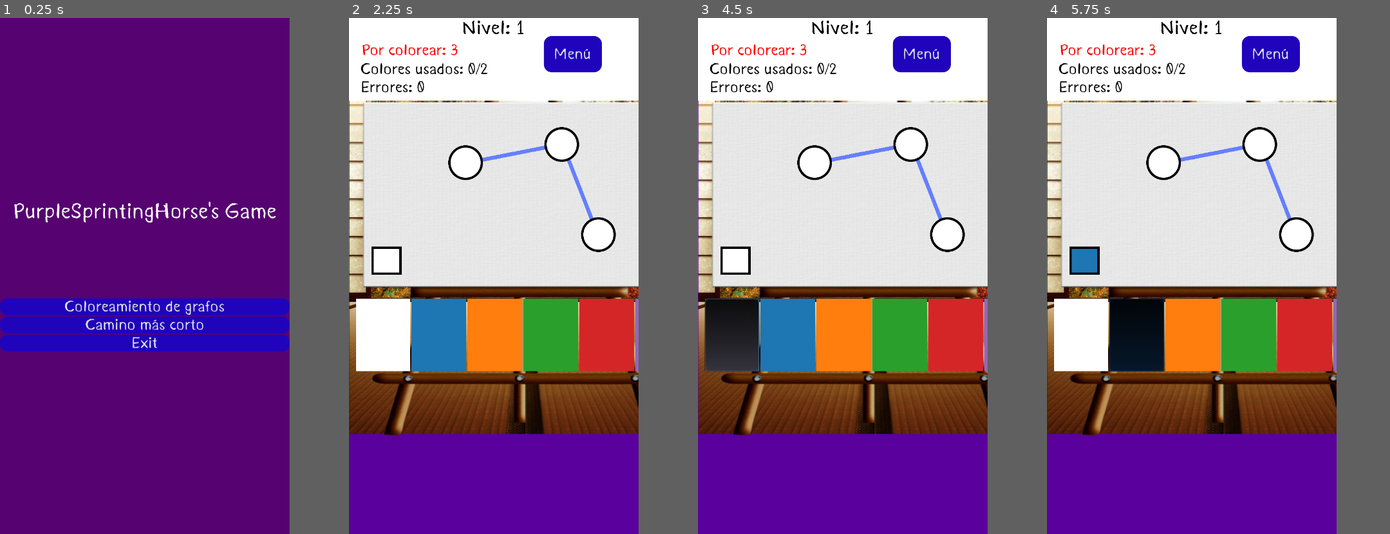
Above: before the commit, frames 1-4 (left to right).
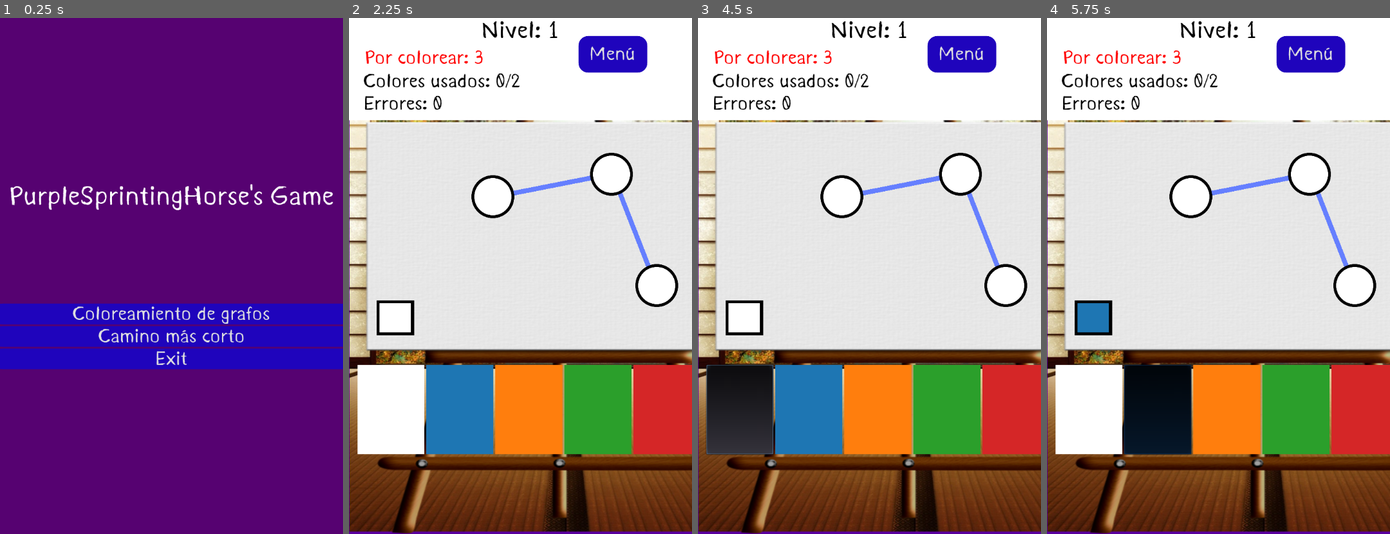
Above: after the commit, the same moments.

Repository: johnny-godoy/PurpleSprintingHorse
Game: Godot game, scene res://scenes/MainMenu.tscn
Two runs of this game, one before a commit and one after it. Both use one fixed random seed, a clock stepped at 60 frames per second and the inputs below. The engine's default icon, where the game draws it, is replaced by a stand-in: a white triangle on a blue panel in a dark square.
Inputs (mouse positions are in pixels of both pictures, inside the frame that each line leads up to; where the layout moved, square brackets give the same spot in the first picture):
- Up to frame 1 (0.25 s): no input
- Up to frame 2 (2.25 s): click "Camino más corto" at 0.5 s; click "Menú" at 1.25 s; click "Coloreamiento de grafos" at 2 s
- Up to frame 3 (4.5 s): click "Menú" at 2.75 s; click "Coloreamiento de grafos" at 3.5 s; click (732, 410) [732, 332] at 4.25 s
- Up to frame 4 (5.75 s): click (1139, 410) [1136, 332] at 5 s
In our replay, the window is 450x800 before the commit and 533x800 after it. These sizes can differ from the game's own. Grey fills any space a smaller window leaves; there, only what the larger window draws over its background counts as a difference.

The runs differ from the first frame. In frame 1, 10% of the frame differs, in the area x 0-100%, y 32-69%; in frame 2, 57%; in frame 3, 58%, in the area x 0-100%, y 0-100%; in frame 4, 58%.
Error before the commit: Invalid set index 'star' (on base: 'Node (shortest_path_manager.gd)') with value of type 'Sprite'. (res://scenes/shortest_path/hito_1/nivel_ejemplo_1.gd:15)

Commit message:
Avances en nivel 1
Agregué algunas lineas, ademas de pequeñas funcionalidades. También devolví el tamaño de la ventana al anterior, ya que estaba cambiado.

Diff:
--- a/project.godot
+++ b/project.godot
@@ -30,8 +30,8 @@
 
 [display]
 
-window/size/width=750
-window/size/height=1334
+window/size/width=720
+window/size/height=1080
 window/handheld/orientation="portrait"
 window/stretch/mode="viewport"
 window/stretch/aspect="expand"
--- a/scenes/shortest_path/Bases/estacionGenerica.gd
+++ b/scenes/shortest_path/Bases/estacionGenerica.gd
@@ -37,6 +37,7 @@
 		elif manager.accept_connection:
 			connected_to = manager.current_ending_station
 			manager.current_ending_station.connected_from = self
+			manager.number_of_connections = manager.number_of_connections + 1
 			manager.reset_variables()
 
 		else:
@@ -47,7 +48,12 @@
 		mouse_button_pressed = false
 
 func _clicked(_viewport, event, _shape_idx):
+
 	if InputMap.event_is_action(event, "click") && event.pressed:
+		# Para permitir conexión debe ser la primera estación o deben existir conexiones
+		if not is_starting_station and manager.number_of_connections == 0:
+			return
+
 		manager.trying_to_connect = true
 		manager.current_station = self
 		mouse_button_pressed = true
@@ -61,8 +67,9 @@
 
 func disconnect_paths():
 	if is_instance_valid(connected_to):
+		manager.number_of_connections = manager.number_of_connections - 1
 		connected_to.disconnect_paths()
+		connected_to.connected_from = null
 		connected_to = null
 	arm.scale.x = 0
-	connected_from = null
 	return
--- a/scenes/shortest_path/Mapas/rome_subway.gd
+++ b/scenes/shortest_path/Mapas/rome_subway.gd
@@ -2,6 +2,8 @@
 
 # draw_polyline ($ Path2D.curve.get_baked_points (), Color.aquamarine, 5, true)
 var next_to = []
+
+
 onready var places = get_tree().get_nodes_in_group('stations')
 # Called when the node enters the scene tree for the first time.
 func _ready():
@@ -31,6 +33,7 @@
 	_add_conn('sp_red_10', ['sp_red_9', 'sp_red_11'])
 	_add_conn('sp_red_11', ['sp_red_10'])
 
+
 func _add_conn(_og, connections):
 
 	var temp = []
--- a/scenes/shortest_path/Mapas/rome_subway.tscn
+++ b/scenes/shortest_path/Mapas/rome_subway.tscn
@@ -1,13 +1,7 @@
-[gd_scene load_steps=4 format=2]
+[gd_scene load_steps=3 format=2]
 
 [ext_resource path="res://assets/shortest_path/rome_subway.jpeg" type="Texture" id=1]
 [ext_resource path="res://scenes/shortest_path/Mapas/rome_subway.gd" type="Script" id=2]
-
-[sub_resource type="Curve2D" id=1]
-bake_interval = 13.72
-_data = {
-"points": PoolVector2Array( 0, 0, 0, 0, 52.8, 733, -7.64455, -1.63238, 7.64455, 1.63238, 94.4308, 753, 0, 0, 0, 0, 122.046, 715, 0, 0, 0, 0, 153.323, 668, -9.92081, 2.55536, 9.92081, -2.55536, 187.846, 622, 0, 0, 0, 0, 232.523, 621, 0, 0, 0, 0, 272.123, 621, 0, 0, 0, 0, 370.615, 621, -14.262, 5.95164, 14.262, -5.95164, 437.631, 619, -6.70034, 4.6087, 6.70034, -4.6087, 457.938, 608, 0, 0, 0, 0, 471.139, 600, -9.69513, 11.9935, 9.69513, -11.9935, 476.215, 595, 0, 0, 0, 0, 421.385, 529, 5.06484, 7.94107, -5.06484, -7.94107, 378.738, 486, 0, 0, 0, 0, 361.477, 482 )
-}
 
 [node name="rome_subway" type="Node2D"]
 script = ExtResource( 2 )
@@ -24,10 +18,10 @@
 anchor_top = 0.5
 anchor_right = 0.5
 anchor_bottom = 0.5
-margin_left = 2.0
-margin_top = 1.0
-margin_right = 716.0
-margin_bottom = 1077.0
+margin_left = 43.0
+margin_top = 9.0
+margin_right = 757.0
+margin_bottom = 1085.0
 rect_min_size = Vector2( 360, 360 )
 rect_pivot_offset = Vector2( 456, 392 )
 mouse_filter = 2
@@ -110,10 +104,126 @@
 [node name="sp_red_11" type="Node2D" parent="map" groups=["stations"]]
 position = Vector2( 663, 790 )
 
-[node name="green_line" type="Path2D" parent="map"]
+[node name="lines" type="Node2D" parent="map"]
+
+[node name="green_1" type="Line2D" parent="map/lines"]
 modulate = Color( 0, 0, 0, 1 )
 self_modulate = Color( 0, 0, 0, 1 )
 position = Vector2( 1, -3 )
 scale = Vector2( 0.984848, 1 )
-z_index = 6
-curve = SubResource( 1 )
+z_index = 1
+points = PoolVector2Array( 52.8, 734, 96.4616, 756, 117.785, 724, 143.169, 684, 184.8, 623, 435.6, 623, 482.308, 590, 376.708, 485, 362.493, 485 )
+width = 4.0
+joint_mode = 2
+antialiased = true
+
+[node name="red_1" type="Line2D" parent="map/lines"]
+points = PoolVector2Array( 54, 404, 109, 404 )
+width = 6.0
+default_color = Color( 0, 0, 0, 1 )
+joint_mode = 2
+antialiased = true
+
+[node name="red_2" type="Line2D" parent="map/lines"]
+position = Vector2( 55, 0 )
+points = PoolVector2Array( 54, 404, 106, 404 )
+width = 6.0
+default_color = Color( 0, 0, 0, 1 )
+joint_mode = 2
+antialiased = true
+
+[node name="red_3" type="Line2D" parent="map/lines"]
+position = Vector2( 107, 0 )
+points = PoolVector2Array( 54, 404, 114, 404 )
+width = 6.0
+default_color = Color( 0, 0, 0, 1 )
+joint_mode = 2
+antialiased = true
+
+[node name="red_4" type="Line2D" parent="map/lines"]
+position = Vector2( 167, 0 )
+points = PoolVector2Array( 54, 404, 112, 404 )
+width = 6.0
+default_color = Color( 0, 0, 0, 1 )
+joint_mode = 2
+antialiased = true
+
+[node name="red_5" type="Line2D" parent="map/lines"]
+position = Vector2( 167, 0 )
+points = PoolVector2Array( 54, 404, 112, 404 )
+width = 6.0
+default_color = Color( 0, 0, 0, 1 )
+joint_mode = 2
+antialiased = true
+
+[node name="red_6" type="Line2D" parent="map/lines"]
+position = Vector2( 225, 0 )
+points = PoolVector2Array( 54, 403, 57, 405, 93, 441 )
+width = 6.0
+default_color = Color( 0, 0, 0, 1 )
+joint_mode = 2
+antialiased = true
+
+[node name="red_7" type="Line2D" parent="map/lines"]
+position = Vector2( 264, 38 )
+points = PoolVector2Array( 54, 403, 95, 443 )
+width = 6.0
+default_color = Color( 0, 0, 0, 1 )
+joint_mode = 2
+antialiased = true
+
+[node name="red_8" type="Line2D" parent="map/lines"]
+position = Vector2( 306, 78 )
+points = PoolVector2Array( 54, 403, 100, 452 )
+width = 6.0
+default_color = Color( 0, 0, 0, 1 )
+joint_mode = 2
+antialiased = true
+
+[node name="red_9" type="Line2D" parent="map/lines"]
+position = Vector2( 351, 126 )
+points = PoolVector2Array( 54, 403, 117, 468 )
+width = 6.0
+default_color = Color( 0, 0, 0, 1 )
+joint_mode = 2
+antialiased = true
+
+[node name="red_10" type="Line2D" parent="map/lines"]
+position = Vector2( 351, 126 )
+points = PoolVector2Array( 54, 403, 82, 432, 117, 468 )
+width = 6.0
+default_color = Color( 0, 0, 0, 1 )
+joint_mode = 2
+antialiased = true
+
+[node name="red_11" type="Line2D" parent="map/lines"]
+position = Vector2( 414, 191 )
+points = PoolVector2Array( 54, 403, 110, 459 )
+width = 6.0
+default_color = Color( 0, 0, 0, 1 )
+joint_mode = 2
+antialiased = true
+
+[node name="red_12" type="Line2D" parent="map/lines"]
+position = Vector2( 470, 247 )
+points = PoolVector2Array( 54, 403, 110, 460 )
+width = 6.0
+default_color = Color( 0, 0, 0, 1 )
+joint_mode = 2
+antialiased = true
+
+[node name="red_13" type="Line2D" parent="map/lines"]
+position = Vector2( 526, 304 )
+points = PoolVector2Array( 54, 403, 137, 487 )
+width = 6.0
+default_color = Color( 0, 0, 0, 1 )
+joint_mode = 2
+antialiased = true
+
+[node name="blue_1" type="Line2D" parent="map/lines"]
+position = Vector2( 215, 392 )
+points = PoolVector2Array( 37, 404, 120, 404 )
+width = 6.0
+default_color = Color( 0, 0, 0, 1 )
+joint_mode = 2
+antialiased = true
--- a/scenes/shortest_path/hito_1/nivel_ejemplo_1.gd
+++ b/scenes/shortest_path/hito_1/nivel_ejemplo_1.gd
@@ -12,9 +12,9 @@
 	manager.start_station = $estacion1
 	manager.end_station = $estacion5
 	manager.optimal_path = [$estacion1, $estacion3, $estacion5]
-	manager.star = $Sprite2
-	manager.score_text = $Puntajes
-	manager.star2 = $Sprite3
+	# manager.star = $Sprite2
+	# manager.score_text = $Puntajes
+	# manager.star2 = $Sprite3
 
 func _process(_delta):
 	manager.check_path(lastStation)
--- a/scenes/shortest_path/niveles/nivel_1.gd
+++ b/scenes/shortest_path/niveles/nivel_1.gd
@@ -21,8 +21,16 @@
 
 # Called when the node enters the scene tree for the first time.
 func _ready():
+
+	# Le damos la información al HUD
 	HUD.level_number = number_of_level
 	HUD.min_num_conns = minimum_connections
+
+	# Configuramos el manager
+	manager.reset_variables()
+	manager.HUD = HUD
+	manager.number_of_connections = 0
+
 
 
 # Called every frame. 'delta' is the elapsed time since the previous frame.
--- a/scenes/shortest_path/niveles/nivel_1.tscn
+++ b/scenes/shortest_path/niveles/nivel_1.tscn
@@ -11,5 +11,6 @@
 [node name="HUD_OVERLAY" parent="." instance=ExtResource( 3 )]
 
 [node name="rome_subway" parent="." instance=ExtResource( 1 )]
+position = Vector2( -36, 0 )
 
 [node name="SP_Camera" parent="." instance=ExtResource( 2 )]
--- a/scenes/shortest_path/testeo_lvl/test_level.gd
+++ b/scenes/shortest_path/testeo_lvl/test_level.gd
@@ -11,6 +11,7 @@
 
 func _ready():
 	manager.reset_variables()
+	manager.HUD = $HUD_OVERLAY
 
 	# Se crean las estaciones
 	for pos in stations.get_children():
@@ -27,8 +28,9 @@
 	for station in _childs:
 		for neighbour in map.next_to[num]:
 			station.estaciones_adyacentes.append(_childs[neighbour])
-			print(station.estaciones_adyacentes)
 		num = num + 1
+
+	_childs[0].is_starting_station = true
 
 func _get_scale():
 	return Vector2(stations_scale, stations_scale)
--- a/scripts/shortest_path_manager.gd
+++ b/scripts/shortest_path_manager.gd
@@ -1,4 +1,11 @@
 extends Node
+
+#######
+# En cada nivel se debe settear al inicio:
+#	- start_station
+#	- end_station
+#	- optimal_path
+#	- number_of_connections = 0
 
 # Variables globales para el shortest path
 
@@ -11,8 +18,9 @@
 var end_station : Node2D = null # Indefinite
 var optimal_path = null # Indefinite
 
-var number_of_connections = 0 # Reset by station
+var number_of_connections := 0 setget _set_noc# Reset by station
 
+var HUD : Node2D
 
 # Sets the default state for the temp vars.
 func reset_variables():
@@ -28,3 +36,7 @@
 		while is_instance_valid(current_station):
 			current_path.insert(0, current_station)
 			current_station = current_station.connected_from
+
+func _set_noc(value):
+	number_of_connections = value
+	HUD.num_connections = value
